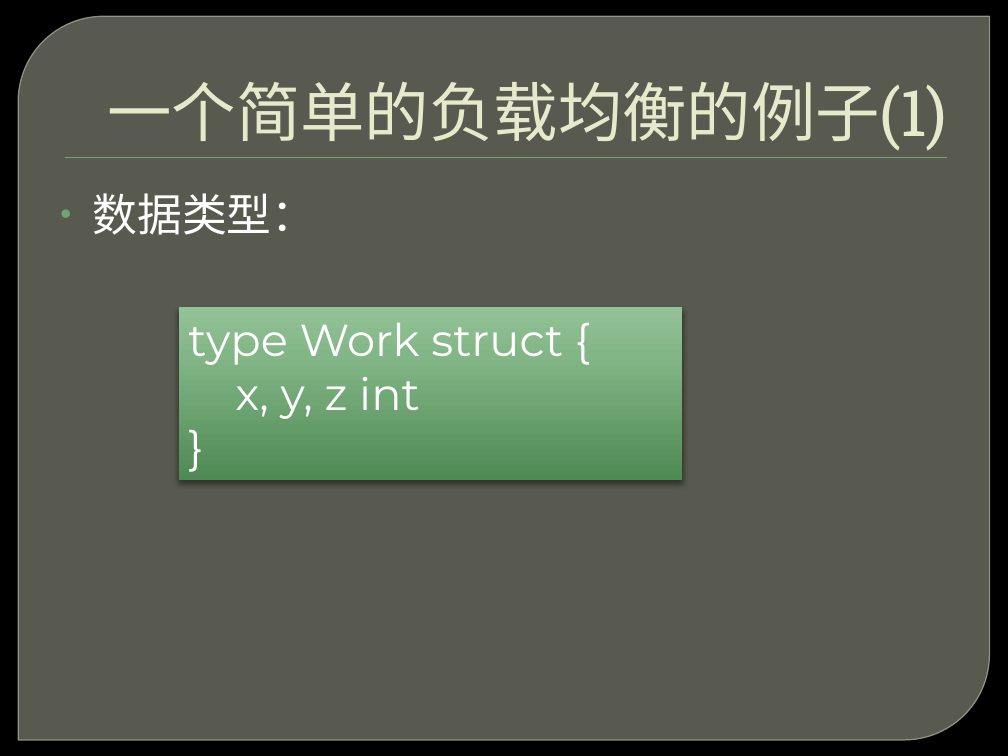
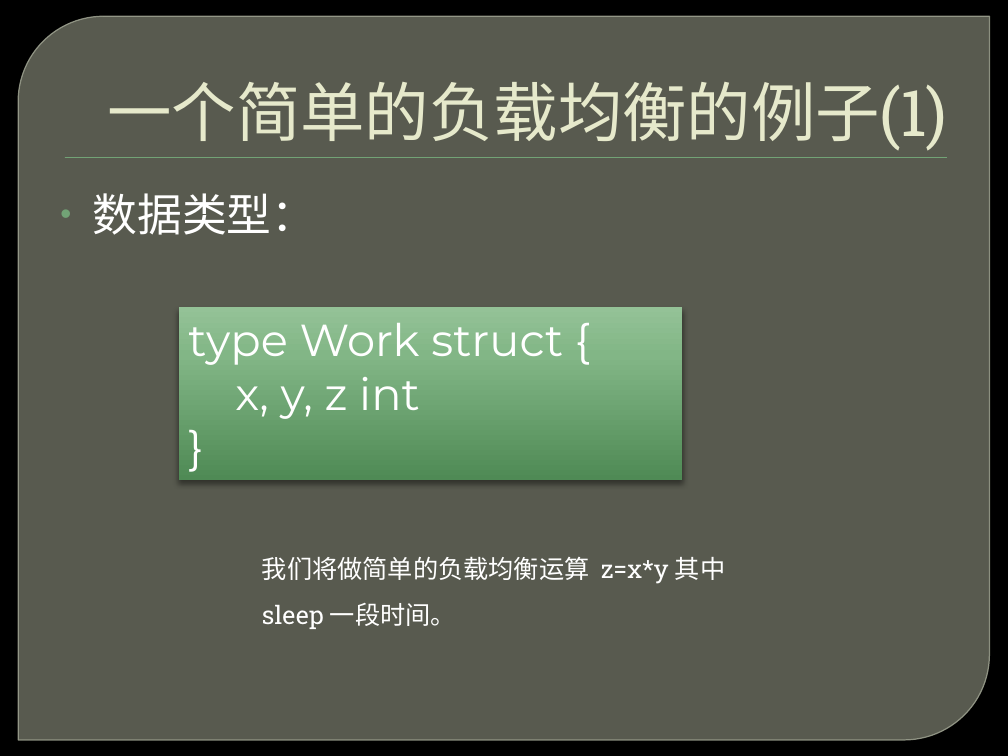
Before and after one commit to ghj1976/lecture, a slide deck: slide 42 of 并发不等于并行/并发不等于并行.pptx. Drawn at 1008x756 pixels with LibreOffice and Linux fonts; fonts in the diff are those of the drawing; background and template pictures are left out. Boxes give left, top, right and bottom in pixels: in the first picture for what was removed or moved away, otherwise in the second. Text is boxed around its words. In the diff, an @@ line names an element or a change of style, - is before the commit and + after.

```diff
--- a/并发不等于并行/并发不等于并行.pptx
+++ b/并发不等于并行/并发不等于并行.pptx
@@ text added at [262, 557, 725, 629], 18 pt, text #FFFFFF @@
+我们将做简单的负载均衡运算 z=x*y 其中 sleep 一段时间。
```
Also in this commit, not shown: 17 other slides changed.
